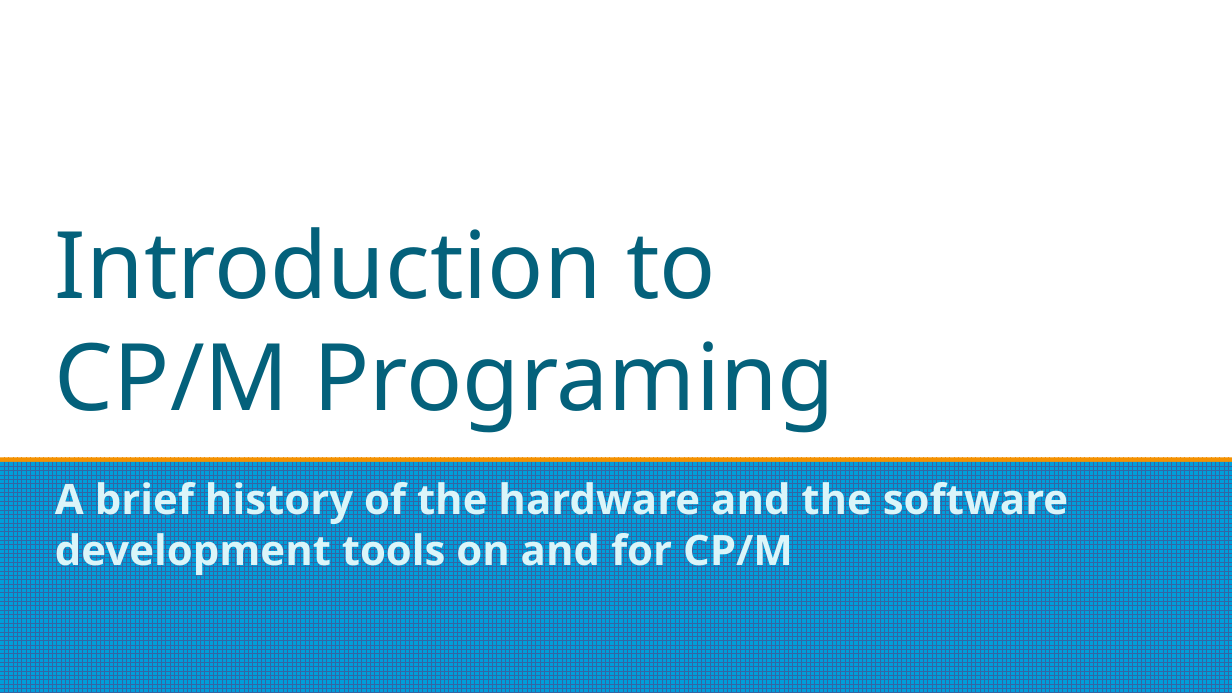
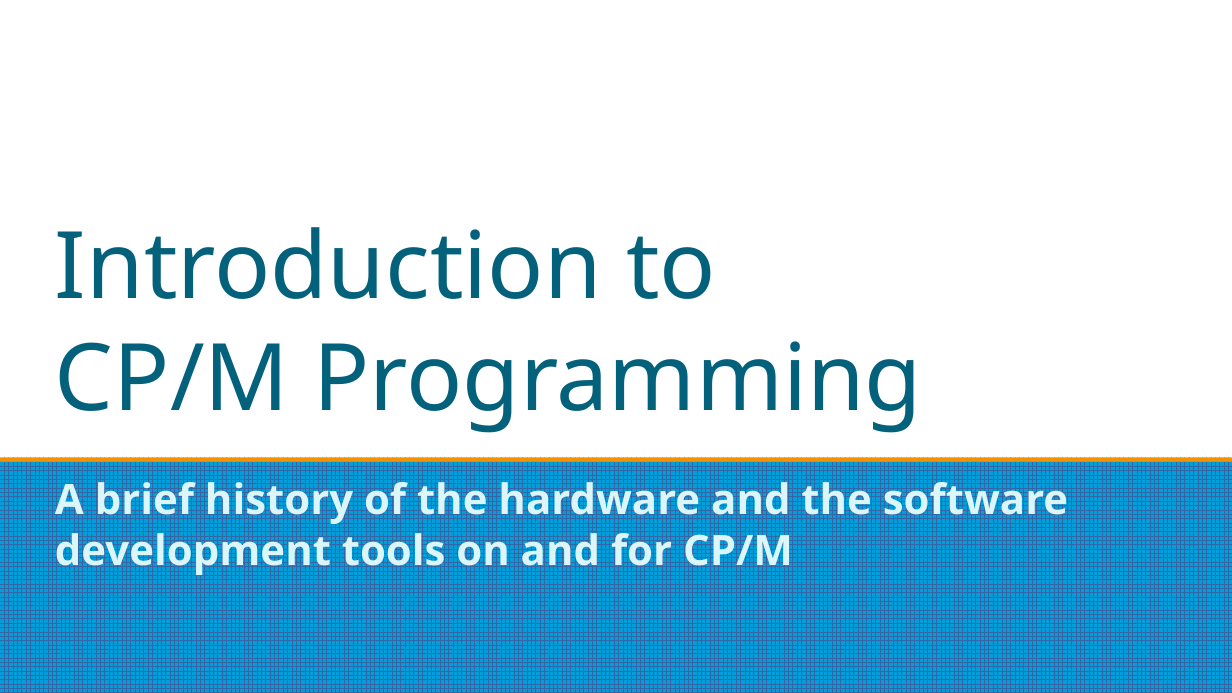
Before and after one commit to mggates39/Programming-With-CPM, a slide deck: slide 1 of CPM_Programming_Slides.odp. Drawn at 1232x693 pixels with LibreOffice and Linux fonts; fonts in the diff are those of the drawing. Boxes give left, top, right and bottom in pixels: in the first picture for what was removed or moved away, otherwise in the second. Text is boxed around its words. In the diff, an @@ line names an element or a change of style, - is before the commit and + after.

```diff
--- a/CPM_Programming_Slides.odp
+++ b/CPM_Programming_Slides.odp
@@ title at (55, 227, 922, 433): text changed @@
-Introduction to
-CP/M Programing
+Introduction to
+CP/M Programming
```
Also in this commit, not shown: 2 other slides changed, 7 slides added, 4 other files.
